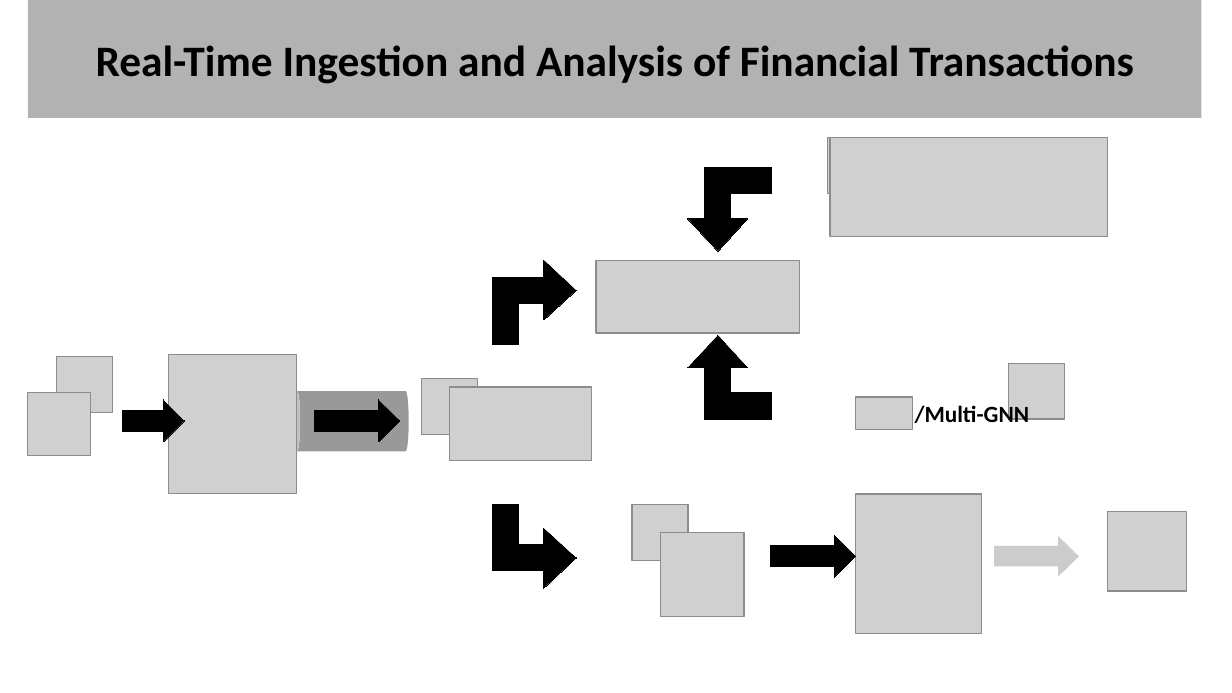
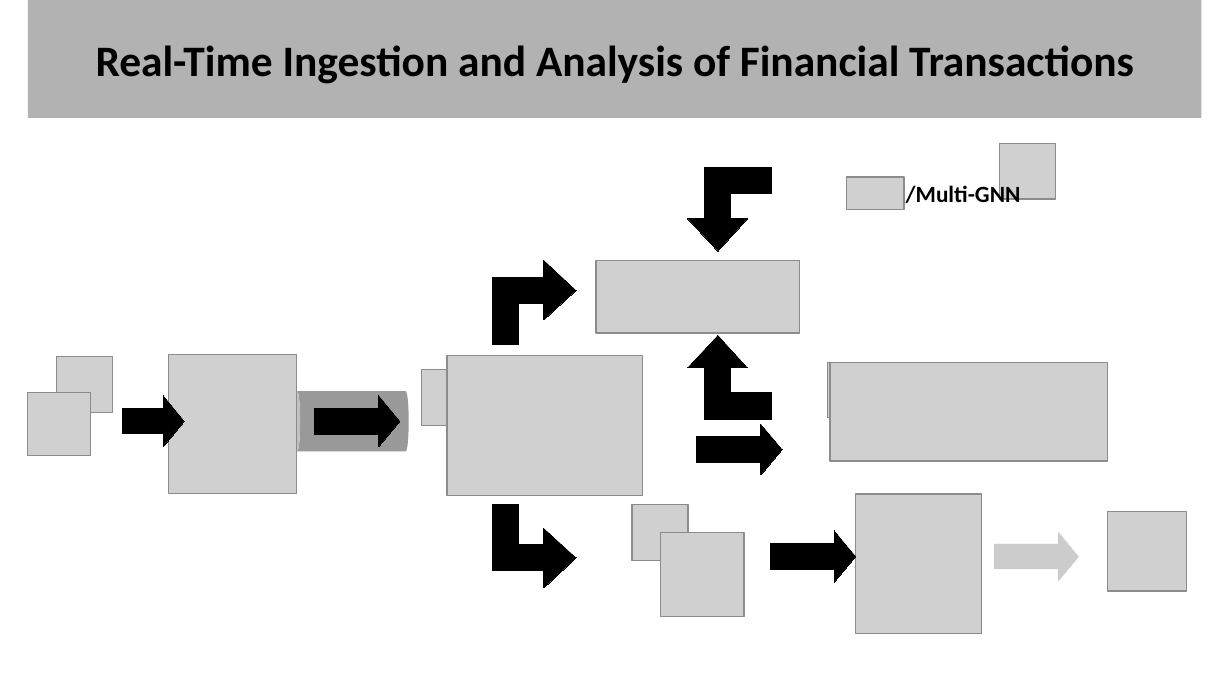
Before and after one commit to oceord/aml, a slide deck: slide 1 of assets/src/overview.odp. Drawn at 1232x693 pixels with LibreOffice and Linux fonts; fonts in the diff are those of the drawing; grey boxes stand for pictures. Boxes give left, top, right and bottom in pixels: in the first picture for what was removed or moved away, otherwise in the second. Text is boxed around its words. In the diff, an @@ line names an element or a change of style, - is before the commit and + after.

```diff
--- a/assets/src/overview.odp
+++ b/assets/src/overview.odp
@@ picture: place and size @@
-picture at (1010, 363, 1065, 419)
+picture at (1001, 143, 1056, 199)
@@ picture: place and size @@
-picture at (831, 138, 1108, 237)
+picture at (847, 177, 904, 209)
@@ text "/Multi-GNN": place and size @@
-text "/Multi-GNN" at (915, 403, 1030, 423)
+text "/Multi-GNN" at (906, 183, 1021, 203)
@@ picture: place and size @@
-picture at (449, 387, 591, 461)
+picture at (447, 357, 643, 496)
@@ picture: place and size @@
-picture at (421, 379, 477, 435)
+picture at (421, 370, 477, 426)
@@ picture: place and size @@
-picture at (828, 138, 884, 193)
+picture at (828, 362, 884, 418)
@@ picture: place and size @@
-picture at (856, 397, 913, 429)
+picture at (831, 362, 1108, 462)
@@ proportions changed in 4 elements at (314, 396, 399, 447), (770, 531, 855, 582), (994, 531, 1079, 582), (122, 396, 184, 447) @@
@@ right arrow: place and size @@
-right arrow at (122, 400, 184, 443)
+right arrow at (122, 396, 184, 447)
@@ right arrow: place and size @@
-right arrow at (314, 400, 399, 443)
+right arrow at (314, 396, 399, 447)
@@ right arrow added at (698, 425, 783, 475), fill #000000, outline #000000 0 pt @@
@@ right arrow: place and size @@
-right arrow at (770, 536, 855, 578)
+right arrow at (770, 531, 855, 582)
@@ right arrow: place and size @@
-right arrow at (994, 536, 1079, 578)
+right arrow at (994, 531, 1079, 582)
```
Also in this commit, not shown: 1 other file.
